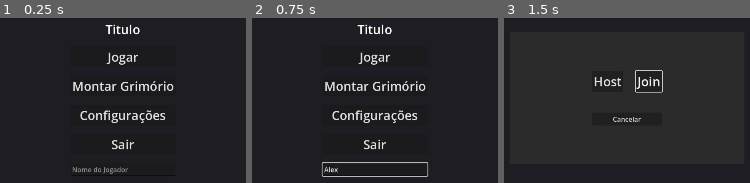
Above: before the commit, frames 1-3 (left to right).
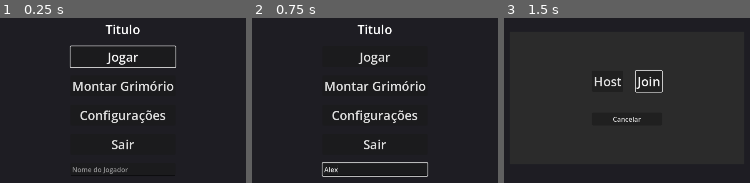
Above: after the commit, the same moments.

Repository: Isaaa43/Saudavel-e-Balanceado
Game: Godot game, scene res://cenas/main_game.tscn
Two runs of this game, one before a commit and one after it. Both use one fixed random seed, a clock stepped at 60 frames per second and the inputs below.
Inputs (mouse positions are in pixels of both pictures, inside the frame that each line leads up to):
- Up to frame 1 (0.25 s): no input
- Up to frame 2 (0.75 s): click (375, 169) at 0.52 s; type "Alex" at 0.6 s
- Up to frame 3 (1.5 s): click "Jogar" at 1.25 s

The runs differ from the first frame. In frame 1, 0.9% of the frame differs, in the area x 28-72%, y 16-31%; in frame 2, nothing differs; in frame 3, nothing differs.
Error before the commit: Invalid access to property or key 'jogo_iniciado' on a base object of type 'Node (troca_cena_temp.gd)'. (res://scripts/menus/menu_inicial.gd:15)

Commit message:
pequena atualização aos títulos das colunas

Diff:
--- a/luta-magos/cenas/menus/menu_deck.tscn
+++ b/luta-magos/cenas/menus/menu_deck.tscn
@@ -40,7 +40,7 @@
 
 [node name="DeckTitle" type="Label" parent="MarginContainer/HBoxContainer/DeckPanel/MarginContainer/VBoxContainer" unique_id=1388717779]
 layout_mode = 2
-text = "DeckTitle"
+text = "Deck"
 
 [node name="DeckList" type="ItemList" parent="MarginContainer/HBoxContainer/DeckPanel/MarginContainer/VBoxContainer" unique_id=100819419]
 unique_name_in_owner = true
@@ -70,7 +70,7 @@
 
 [node name="CardPoolTitle" type="Label" parent="MarginContainer/HBoxContainer/CardPoolPanel/MarginContainer/VBoxContainer" unique_id=466778573]
 layout_mode = 2
-text = "CardPoolTitle"
+text = "Grimórios"
 
 [node name="CardPool" type="ItemList" parent="MarginContainer/HBoxContainer/CardPoolPanel/MarginContainer/VBoxContainer" unique_id=2090578027]
 unique_name_in_owner = true
--- a/luta-magos/scripts/autoloads/troca_cena_temp.gd
+++ b/luta-magos/scripts/autoloads/troca_cena_temp.gd
@@ -1 +1,42 @@
 extends Node
+
+var main_game = get_node_or_null("/root/MainGame")
+
+var partida : MenuPartida
+
+const MENU_INICIAL = preload("uid://6als3mloubtk")
+const MENU_PARTIDA = preload("uid://c2ppdl2yqxf16")
+
+const GAME_ADM = preload("uid://cm7rbbwccvpap")
+
+var jogo_iniciado : bool = false
+
+func _ready() -> void:
+	var main_game = get_node_or_null("/root/MainGame")
+	main_game = get_node("/root/MainGame")
+	await get_tree().create_timer(0.1).timeout
+	jogo_iniciado = true
+
+
+func go_to_menu_inicial() -> void:
+	if Input.get_mouse_mode() != Input.MOUSE_MODE_VISIBLE:
+		Input.set_mouse_mode(Input.MOUSE_MODE_VISIBLE)
+
+	for c in main_game.get_children(): c.queue_free()
+	var menu_inicial := MENU_INICIAL.instantiate()
+	main_game.add_child(menu_inicial)
+	# TODO: encontrar lugar melhor para colocar isso
+	Network.end()
+
+func go_to_menu_partida() -> void:
+	for c in main_game.get_children(): c.queue_free()
+	var menu_partida := MENU_PARTIDA.instantiate()
+	# TODO: criar soluacao melhor
+	partida = menu_partida
+	main_game.add_child(menu_partida)
+
+func go_to_game() -> void:
+	for c in main_game.get_children(): if c is Control: c.queue_free()
+
+	var game := GAME_ADM.instantiate()
+	main_game.add_child(game)
--- a/luta-magos/scripts/menus/CardData.gd
+++ b/luta-magos/scripts/menus/CardData.gd
@@ -1,8 +1,23 @@
 extends Resource
 class_name CardData
 
+# CardData é um Resource usado para armazenar os dados de uma carta.
+# Cada carta do jogo pode ser criada como um arquivo .tres baseado nesse script.
+
+# Nome exibido da carta.
 @export var nome: String
+
+# Custo da carta.
+# Pode representar mana, energia, ação ou outro recurso do jogo.
 @export var custo: int
+
+# Tipo da carta.
+# Exemplos: Ataque, Defesa, Magia, Suporte etc.
 @export var tipo: String
+
+# Texto descritivo da carta.
+# @export_multiline permite editar esse campo com várias linhas no Inspector.
 @export_multiline var descricao: String
+
+# Ícone ou imagem da carta exibida na interface.
 @export var icone: Texture2D
--- a/luta-magos/scripts/menus/menu_deck.gd
+++ b/luta-magos/scripts/menus/menu_deck.gd
@@ -1,13 +1,28 @@
 extends Control
 
+# Lista de cartas que aparecem na coluna do meio.
+# Essa lista é preenchida pelo Inspector da Godot, arrastando arquivos .tres do tipo CardData.
 @export var available_cards: Array[CardData] = []
+
+# Quantidade máxima de cartas permitida no deck do jogador.
 @export var max_deck_size: int = 20
 
+
+# Lista de cartas que o jogador adicionou ao deck durante a montagem.
+# Essa lista existe apenas em tempo de execução.
 var deck_cards: Array[CardData] = []
+
+# Guarda a carta atualmente selecionada, seja na lista de cartas disponíveis
+# ou na lista do deck.
 var selected_card: CardData = null
+
+# Guarda o índice da carta selecionada dentro do deck.
+# Começa em -1 porque, inicialmente, nenhuma carta do deck está selecionada.
 var selected_deck_index: int = -1
 
 
+# Referências aos nós da interface.
+# O símbolo % funciona porque esses nós foram marcados como "Acessar como Nome Único".
 @onready var card_pool: ItemList = %CardPool
 @onready var deck_list: ItemList = %DeckList
 
@@ -22,25 +37,36 @@
 
 
 func _ready() -> void:
+	# Conecta os sinais da lista de cartas disponíveis.
+	# item_selected é chamado quando o jogador clica em uma carta.
+	# item_activated é chamado quando o jogador ativa o item, normalmente com duplo clique ou Enter.
 	card_pool.item_selected.connect(_on_card_pool_item_selected)
 	card_pool.item_activated.connect(_on_card_pool_item_activated)
 
+	# Conecta o sinal da lista do deck.
 	deck_list.item_selected.connect(_on_deck_list_item_selected)
 
+	# Conecta os botões da interface.
 	add_button.pressed.connect(_on_add_button_pressed)
 	remove_button.pressed.connect(_on_remove_button_pressed)
 
+	# Inicializa a interface.
 	_populate_card_pool()
 	_update_deck_list()
 	_clear_card_info()
 
 
 func _populate_card_pool() -> void:
+	# Limpa a lista antes de preenchê-la.
+	# Isso evita duplicar itens caso a função seja chamada novamente.
 	card_pool.clear()
 
+	# Para cada carta disponível, cria um item visual no ItemList da coluna do meio.
 	for card in available_cards:
 		var text := "%s  |  Custo: %d" % [card.nome, card.custo]
 
+		# Se a carta tiver um ícone, ele aparece junto do nome.
+		# Se não tiver, aparece apenas o texto.
 		if card.icone:
 			card_pool.add_item(text, card.icone)
 		else:
@@ -48,12 +74,15 @@
 
 
 func _update_deck_list() -> void:
+	# Limpa a lista visual do deck antes de redesenhá-la.
 	deck_list.clear()
 
+	# Adiciona na interface todas as cartas que estão no array deck_cards.
 	for card in deck_cards:
 		var text := "%s  |  Custo: %d" % [card.nome, card.custo]
 		deck_list.add_item(text)
 
+	# Atualiza o contador de cartas do deck.
 	deck_count_label.text = "Cartas no deck: %d / %d" % [
 		deck_cards.size(),
 		max_deck_size
@@ -61,12 +90,15 @@
 
 
 func _show_card_info(card: CardData) -> void:
+	# Define a carta recebida como a carta atualmente selecionada.
 	selected_card = card
 
+	# Atualiza a coluna da direita com as informações da carta.
 	card_name.text = card.nome
 	card_type_cost.text = "%s | Custo: %d" % [card.tipo, card.custo]
 	card_description.text = card.descricao
 
+	# Atualiza a imagem/ícone da carta.
 	if card.icone:
 		card_art.texture = card.icone
 	else:
@@ -74,7 +106,9 @@
 
 
 func _clear_card_info() -> void:
+	# Limpa a seleção atual e coloca textos padrão na coluna de informações.
 	selected_card = null
+
 	card_name.text = "Nenhuma carta selecionada"
 	card_type_cost.text = ""
 	card_description.text = "Selecione uma carta para ver os detalhes."
@@ -82,46 +116,69 @@
 
 
 func _on_card_pool_item_selected(index: int) -> void:
+	# Quando o jogador clica em uma carta disponível,
+	# pegamos a carta correspondente no array available_cards.
 	var card := available_cards[index]
+
+	# Mostra as informações da carta na coluna da direita.
 	_show_card_info(card)
 
 
 func _on_card_pool_item_activated(index: int) -> void:
+	# Quando o jogador ativa uma carta disponível, normalmente com duplo clique,
+	# a carta é exibida na coluna da direita e adicionada ao deck.
 	var card := available_cards[index]
+
 	_show_card_info(card)
 	_add_card_to_deck(card)
 
 
 func _on_deck_list_item_selected(index: int) -> void:
+	# Guarda qual posição do deck foi selecionada.
+	# Isso é usado depois pelo botão de remover.
 	selected_deck_index = index
 
+	# Mostra as informações da carta selecionada no deck.
 	var card := deck_cards[index]
 	_show_card_info(card)
 
 
 func _on_add_button_pressed() -> void:
+	# Se nenhuma carta estiver selecionada, o botão não faz nada.
 	if selected_card == null:
 		return
 
+	# Adiciona ao deck a carta atualmente selecionada.
 	_add_card_to_deck(selected_card)
 
 
 func _add_card_to_deck(card: CardData) -> void:
+	# Impede que o jogador ultrapasse o tamanho máximo permitido do deck.
 	if deck_cards.size() >= max_deck_size:
 		print("Deck cheio!")
 		return
 
+	# Adiciona a carta ao array do deck.
 	deck_cards.append(card)
+
+	# Atualiza a lista visual do deck na coluna esquerda.
 	_update_deck_list()
 
 
 func _on_remove_button_pressed() -> void:
+	# Se nenhuma carta do deck estiver selecionada, o botão não faz nada.
 	if selected_deck_index < 0:
 		return
 
+	# Segurança extra para evitar erro caso o índice salvo não exista mais.
 	if selected_deck_index >= deck_cards.size():
 		return
 
+	# Remove a carta selecionada do array do deck.
 	deck_cards.remove_at(selected_deck_index)
+
+	# Reseta o índice selecionado, porque a carta foi removida.
 	selected_deck_index = -1
+
+	# Atualiza a lista visual do deck.
 	_update_deck_list()
